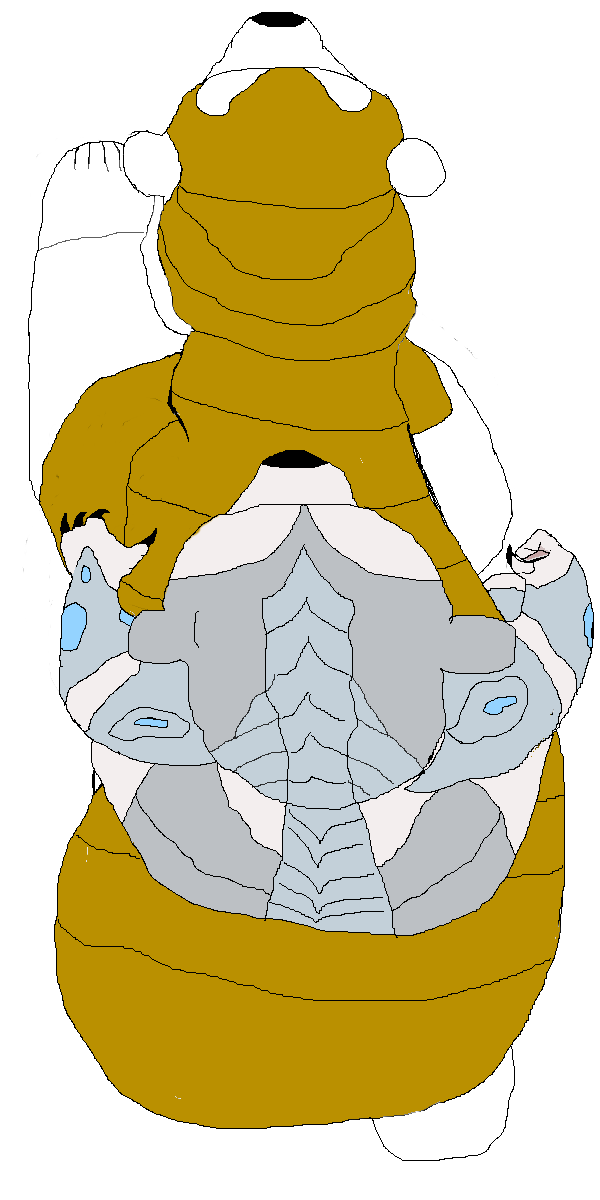
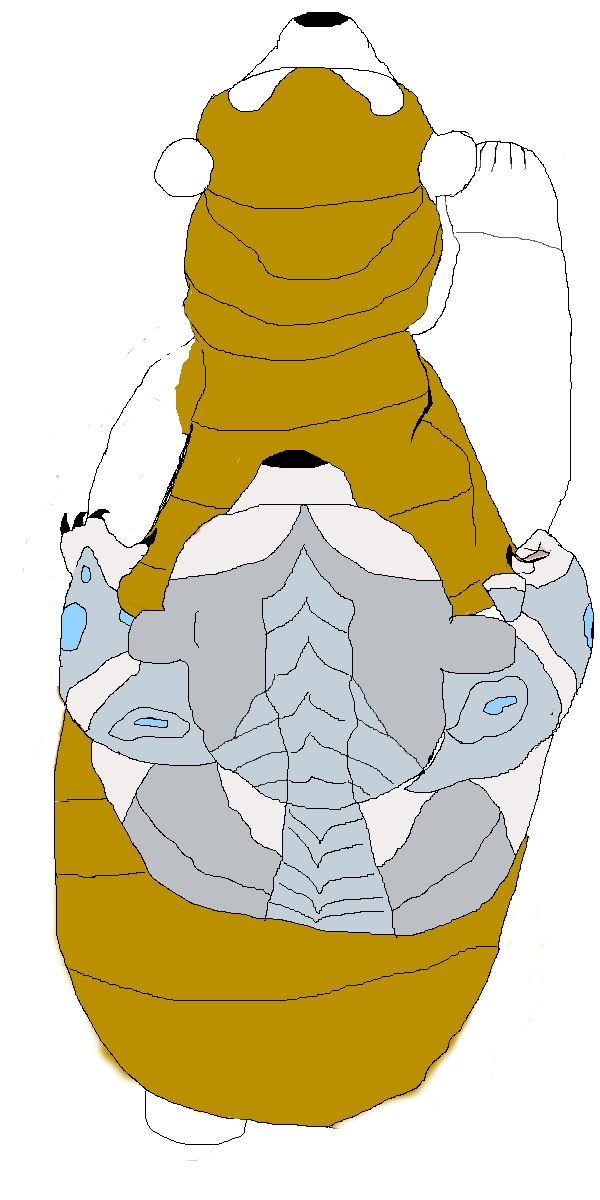
Before/after of a 600 x 1200 layered artwork. What changed in the layer stack:
removed layer "Bakgrund" over [28, 12, 565, 1161]
added layer "Bakgrund copy #5" over [36, 12, 572, 1161]
